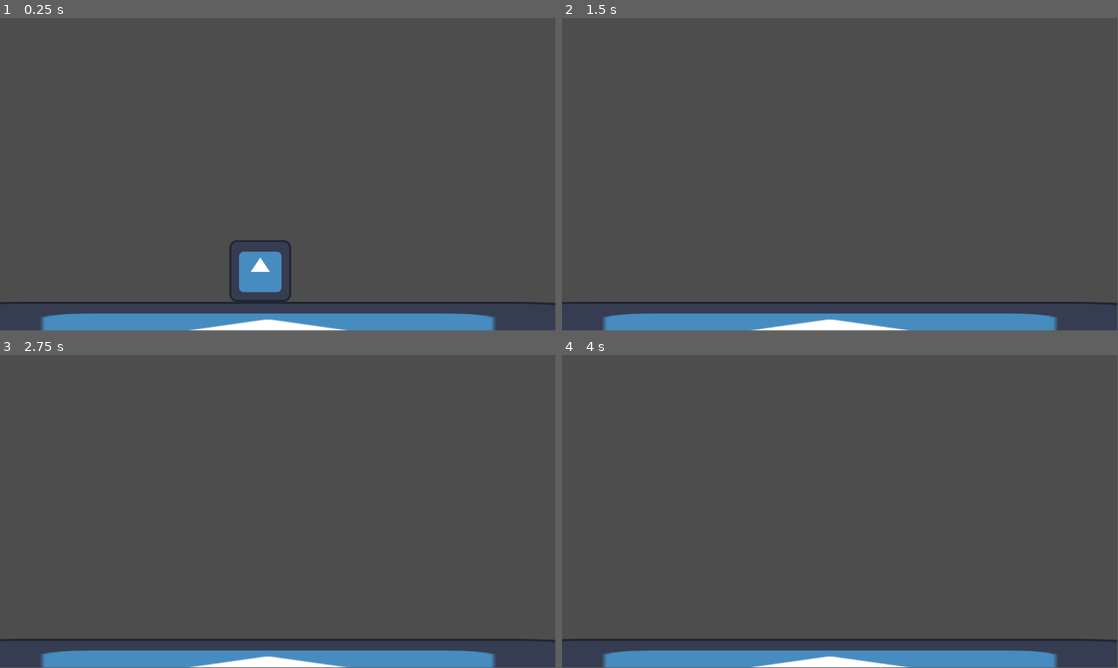
Above: before the commit, frames 1-4 (two rows, left to right).
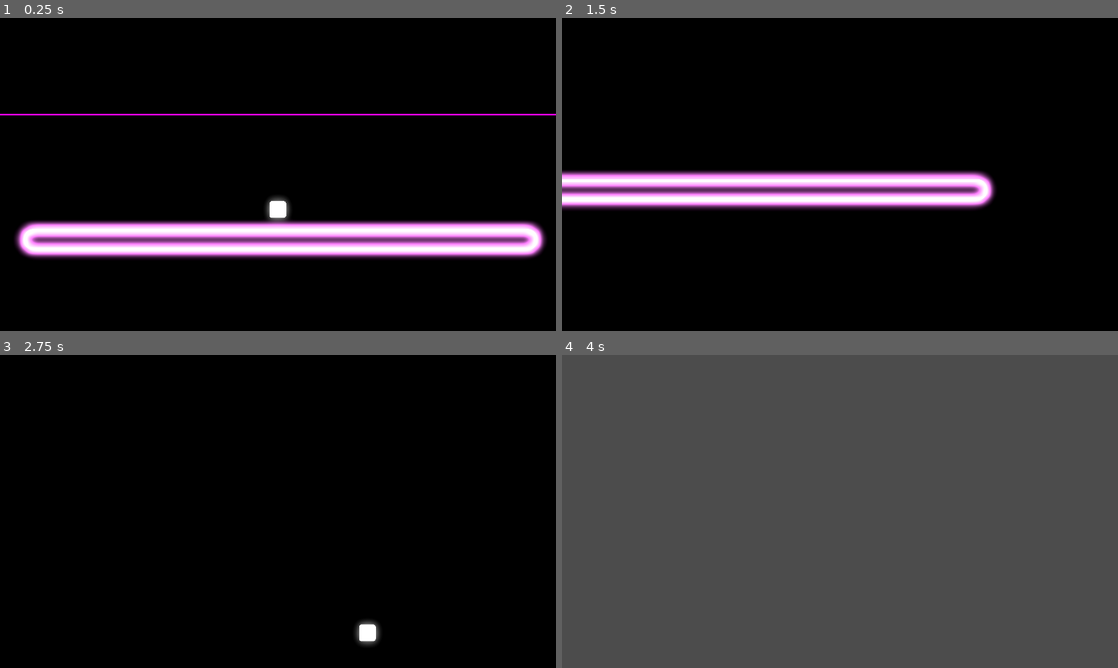
Above: after the commit, the same moments.

Repository: FireEntity1/beat-jumper
Game: Godot game, scene res://scenes/main_game.tscn
The game is run twice, just before and just after one commit, with the same random seed, the same clock (stepped at 60 frames per second) and the same inputs. The engine's default icon, where the game draws it, is replaced by a stand-in: a white triangle on a blue panel in a dark square.
Inputs:
- Up to frame 1 (0.25 s): no input
- Up to frame 2 (1.5 s): tap Enter at 0.5 s; hold D (right) from 0.53 s (still down); tap Ctrl (dash, bound only after the commit) at 0.6 s; tap Space (jump) at 0.77, 1.07 s; tap S (slam, bound only after the commit) at 0.8, 1.35 s
- Up to frame 3 (2.75 s): tap Space (jump) at 1.52, 1.55, 1.82, 2.1 s; release D (right) at 2.03 s; hold Left (left) from 2.03 s (still down); tap Ctrl (dash, bound only after the commit) at 2.3 s
- Up to frame 4 (4 s): release Left (left) at 2.78 s; hold D (right) from 2.78 s (still down); tap Ctrl (dash, bound only after the commit) at 2.85 s; tap Space (jump) at 3.02, 3.32, 3.5, 3.77, 3.8 s; tap S (slam, bound only after the commit) at 3.05, 3.6 s
In our replay, the window is 799x449 before the commit and 800x450 after it. These sizes can differ from the game's own. Grey fills any space a smaller window leaves; there, only what the larger window draws over its background counts as a difference.

The runs differ from the first frame. In frame 1, 100% of the frame differs, in the area x 0-100%, y 0-100%; in frame 2, 100%; in frame 3, 100%; in frame 4, 5.0%.

Commit message:
feat: movement, styling, particles, laser

Diff:
--- /dev/null
+++ b/components/bg_lights.tscn
@@ -0,0 +1,16 @@
+[gd_scene format=3 uid="uid://dv6vcbuookgm6"]
+
+[node name="bg_lights" type="Node2D"]
+modulate = Color(2, 2, 2, 1)
+
+[node name="tri_1" type="Polygon2D" parent="."]
+position = Vector2(1843, 994)
+rotation = -0.418879
+scale = Vector2(3.74126, 3.74126)
+polygon = PackedVector2Array(-50, -183, 51, -183, 0, -1)
+
+[node name="tri_2" type="Polygon2D" parent="."]
+position = Vector2(49, 989)
+rotation = 0.419659
+scale = Vector2(3.74126, 3.74126)
+polygon = PackedVector2Array(-50, -183, 51, -183, 0, -1)
--- /dev/null
+++ b/components/laser.tscn
@@ -0,0 +1,13 @@
+[gd_scene load_steps=2 format=3 uid="uid://dbgowdk1hoq0q"]
+
+[ext_resource type="Script" uid="uid://00uu26xp50ky" path="res://scripts/laser.gd" id="1_wu1ai"]
+
+[node name="laser" type="Node2D"]
+script = ExtResource("1_wu1ai")
+
+[node name="sprite" type="ColorRect" parent="."]
+modulate = Color(8.743, 5.192, 6.831, 0)
+offset_left = -2101.0
+offset_top = 13.0
+offset_right = 5046.0
+offset_bottom = 21.0
--- a/components/player.tscn
+++ b/components/player.tscn
@@ -1,18 +1,28 @@
 [gd_scene load_steps=4 format=3 uid="uid://dg2baiggrj1"]
 
-[ext_resource type="Texture2D" uid="uid://ciwx67kp7ax7w" path="res://icon.svg" id="1_0g4kb"]
 [ext_resource type="Script" uid="uid://o3l8jxgj15gh" path="res://scripts/player.gd" id="1_51jd6"]
+[ext_resource type="Texture2D" uid="uid://cp00voqwjwugr" path="res://sprites/player.png" id="2_51jd6"]
 
 [sub_resource type="RectangleShape2D" id="RectangleShape2D_0g4kb"]
-size = Vector2(128, 127)
+size = Vector2(86, 87)
 
 [node name="player" type="CharacterBody2D"]
 script = ExtResource("1_51jd6")
 
 [node name="sprite" type="Sprite2D" parent="."]
+modulate = Color(1.67, 1.67, 1.67, 1)
 position = Vector2(-1, 3)
-texture = ExtResource("1_0g4kb")
+scale = Vector2(0.21875, 0.21875)
+texture = ExtResource("2_51jd6")
 
 [node name="collision" type="CollisionShape2D" parent="."]
-position = Vector2(0, 2.5)
+position = Vector2(0, 3.5)
 shape = SubResource("RectangleShape2D_0g4kb")
+
+[node name="camera" type="Camera2D" parent="."]
+position = Vector2(0, -91)
+zoom = Vector2(0.67, 0.67)
+limit_left = -2000
+limit_right = 2000
+position_smoothing_enabled = true
+rotation_smoothing_enabled = true
--- a/project.godot
+++ b/project.godot
@@ -14,6 +14,12 @@
 run/main_scene="uid://cd0l2flrue8ie"
 config/features=PackedStringArray("4.4", "Mobile")
 config/icon="res://icon.svg"
+
+[display]
+
+window/size/viewport_width=1920
+window/size/viewport_height=1080
+window/stretch/mode="viewport"
 
 [editor_plugins]
 
@@ -38,6 +44,18 @@
 , Object(InputEventKey,"resource_local_to_scene":false,"resource_name":"","device":-1,"window_id":0,"alt_pressed":false …(186 unchanged characters)…
 ]
 }
+dash={
+"deadzone": 0.2,
+"events": [Object(InputEventKey,"resource_local_to_scene":false,"resource_name":"","device":-1,"window_id":0,"alt_pressed":false,"shift_pressed":false,"ctrl_pressed":false,"meta_pressed":false,"pressed":false,"keycode":0,"physical_keycode":4194326,"key_label":0,"unicode":0,"location":0,"echo":false,"script":null)
+, Object(InputEventKey,"resource_local_to_scene":false,"resource_name":"","device":-1,"window_id":0,"alt_pressed":false,"shift_pressed":false,"ctrl_pressed":false,"meta_pressed":false,"pressed":false,"keycode":0,"physical_keycode":4194325,"key_label":0,"unicode":0,"location":0,"echo":false,"script":null)
+]
+}
+slam={
+"deadzone": 0.2,
+"events": [Object(InputEventKey,"resource_local_to_scene":false,"resource_name":"","device":-1,"window_id":0,"alt_pressed":false,"shift_pressed":false,"ctrl_pressed":false,"meta_pressed":false,"pressed":false,"keycode":0,"physical_keycode":83,"key_label":0,"unicode":115,"location":0,"echo":false,"script":null)
+, Object(InputEventKey,"resource_local_to_scene":false,"resource_name":"","device":-1,"window_id":0,"alt_pressed":false,"shift_pressed":false,"ctrl_pressed":false,"meta_pressed":false,"pressed":false,"keycode":0,"physical_keycode":4194322,"key_label":0,"unicode":0,"location":0,"echo":false,"script":null)
+]
+}
 
 [physics]
 
@@ -45,4 +63,4 @@
 
 [rendering]
 
-renderer/rendering_method="mobile"
+viewport/hdr_2d=true
--- a/scenes/main_game.tscn
+++ b/scenes/main_game.tscn
@@ -1,22 +1,73 @@
-[gd_scene load_steps=4 format=3 uid="uid://cd0l2flrue8ie"]
+[gd_scene load_steps=8 format=3 uid="uid://cd0l2flrue8ie"]
 
-[ext_resource type="Texture2D" uid="uid://ciwx67kp7ax7w" path="res://icon.svg" id="1_s3esy"]
+[ext_resource type="Texture2D" uid="uid://cau03qpr1fblt" path="res://sprites/platform.png" id="1_72e8q"]
 [ext_resource type="PackedScene" uid="uid://dg2baiggrj1" path="res://components/player.tscn" id="2_72e8q"]
+[ext_resource type="PackedScene" uid="uid://dbgowdk1hoq0q" path="res://components/laser.tscn" id="3_d2op2"]
+
+[sub_resource type="Environment" id="Environment_72e8q"]
+background_mode = 3
+glow_enabled = true
+glow_intensity = 2.15
+glow_strength = 0.63
+glow_blend_mode = 1
 
 [sub_resource type="RectangleShape2D" id="RectangleShape2D_s3esy"]
-size = Vector2(126.308, 130)
+size = Vector2(3240.42, 170.339)
+
+[sub_resource type="CanvasItemMaterial" id="CanvasItemMaterial_72e8q"]
+
+[sub_resource type="ParticleProcessMaterial" id="ParticleProcessMaterial_d2op2"]
+particle_flag_disable_z = true
+emission_shape_scale = Vector3(150, 150, 1)
+emission_shape = 3
+emission_box_extents = Vector3(1, 1, 1)
+direction = Vector3(1, 1, 0)
+spread = 139.337
+initial_velocity_min = 1.1
+initial_velocity_max = 5.0
+gravity = Vector3(0, 10, 0)
+scale_min = 6.85
+scale_max = 7.0
 
 [node name="main_game" type="Node2D"]
 
-[node name="icon" type="Sprite2D" parent="."]
-position = Vector2(556, 653)
-scale = Vector2(10.6406, 1)
-texture = ExtResource("1_s3esy")
+[node name="bg" type="ColorRect" parent="."]
+offset_left = -3604.0
+offset_top = -3911.0
+offset_right = 3750.0
+offset_bottom = 3443.0
+color = Color(0, 0, 0, 1)
 
-[node name="StaticBody2D" type="StaticBody2D" parent="icon"]
+[node name="environment" type="WorldEnvironment" parent="."]
+environment = SubResource("Environment_72e8q")
 
-[node name="CollisionShape2D" type="CollisionShape2D" parent="icon/StaticBody2D"]
+[node name="main_platform" type="StaticBody2D" parent="."]
+position = Vector2(2.00006, 145)
+scale = Vector2(0.8207, 0.744444)
+
+[node name="collision" type="CollisionShape2D" parent="main_platform"]
+position = Vector2(-2.08148, 195.319)
+scale = Vector2(1, 1)
 shape = SubResource("RectangleShape2D_s3esy")
 
+[node name="platform_sprite" type="Sprite2D" parent="main_platform"]
+modulate = Color(4, 2, 4, 1)
+material = SubResource("CanvasItemMaterial_72e8q")
+scale = Vector2(0.877562, 1)
+texture = ExtResource("1_72e8q")
+
 [node name="player" parent="." instance=ExtResource("2_72e8q")]
-position = Vector2(541, 450)
+position = Vector2(-11, -4)
+
+[node name="laser" parent="." instance=ExtResource("3_d2op2")]
+position = Vector2(-1560, -375)
+
+[node name="world_particles" type="GPUParticles2D" parent="."]
+modulate = Color(1, 1, 1, 0.085)
+position = Vector2(10, -535)
+scale = Vector2(12.16, 7.60782)
+amount = 256
+lifetime = 16.09
+preprocess = 10.0
+trail_enabled = true
+process_material = SubResource("ParticleProcessMaterial_d2op2")
--- /dev/null
+++ b/scripts/laser.gd
@@ -0,0 +1,23 @@
+extends Node2D
+
+var is_fired = false
+var finished = false
+
+func _ready() -> void:
+	$sprite.modulate = Color(1,0,1)
+	$sprite.modulate.a = 0
+	await get_tree().create_timer(0.8).timeout
+	is_fired = true
+	await get_tree().create_timer(0.2).timeout
+	finished = true
+	await get_tree().create_timer(0.8).timeout
+	queue_free()
+
+func _process(delta: float) -> void:
+	if not is_fired and $sprite.modulate.a < 1:
+		$sprite.modulate.a += delta*5
+	if is_fired and not finished:
+		$sprite.modulate += Color(2.2*delta,1.8*delta,2.2*delta)
+		$sprite.modulate.a = 20
+	if finished:
+		$sprite.modulate.a -= delta*100
--- a/scripts/player.gd
+++ b/scripts/player.gd
@@ -2,24 +2,55 @@
 
 
 const SPEED = 1300.0
-const JUMP_VELOCITY = -2000.0
+const JUMP_VELOCITY = -1700.0
 
+var prev_dir = 1
+var dashing = false
+var jumps = 1
+
+var scale_target = Vector2(1,1)
 
 func _physics_process(delta: float) -> void:
 	# Add the gravity.
 	if not is_on_floor():
 		velocity += get_gravity() * delta
 
-	# Handle jump.
 	if Input.is_action_just_pressed("jump") and is_on_floor():
+		scale_target = Vector2(1.8,0.3)
 		velocity.y = JUMP_VELOCITY
+		jumps = 1
+		await get_tree().create_timer(0.08).timeout
+		scale_target = Vector2(1,1)
+	if Input.is_action_just_pressed("jump") and not is_on_floor() and jumps > 0:
+		scale_target = Vector2(1.8,0.3)
+		velocity.y = JUMP_VELOCITY
+		jumps = 0
+		await get_tree().create_timer(0.08).timeout
+		scale_target = Vector2(1,1)
+	if is_on_floor():
+		jumps = 1
 
-	# Get the input direction and handle the movement/deceleration.
-	# As good practice, you should replace UI actions with custom gameplay actions.
+	if Input.is_action_just_pressed("slam"):
+		velocity.y = 10000
+		scale_target = Vector2(0.2,3)
+		await get_tree().create_timer(0.08).timeout
+		scale_target = Vector2(1,1)
+
 	var direction := Input.get_axis("left", "right")
 	if direction:
 		velocity.x = direction * SPEED
+		prev_dir = direction
 	else:
 		velocity.x = direction * SPEED
 
+	if Input.is_action_just_pressed("dash"):
+		dashing = true
+		scale_target = Vector2(2,0.2)
+		await get_tree().create_timer(0.05).timeout
+		scale_target = Vector2(1,1)
+		dashing = false
+	if dashing:
+		velocity.x = prev_dir * 7000
+
+	scale = scale.move_toward(scale_target,0.09)
 	move_and_slide()
Not shown, added: scripts/laser.gd.uid
Binary file changed: song-projects/edm.band/Alternatives/000/WindowImage.jpg
Binary file added: sprites/platform.png
Not shown, added: sprites/platform.png.import
Binary file added: sprites/player.png
Not shown, added: sprites/player.png.import
Not shown, changed: song-projects/edm.band/Alternatives/000/DisplayState.plist
Not shown, changed: song-projects/edm.band/Alternatives/000/DisplayStateArchive
Not shown, changed: song-projects/edm.band/Alternatives/000/ProjectData
